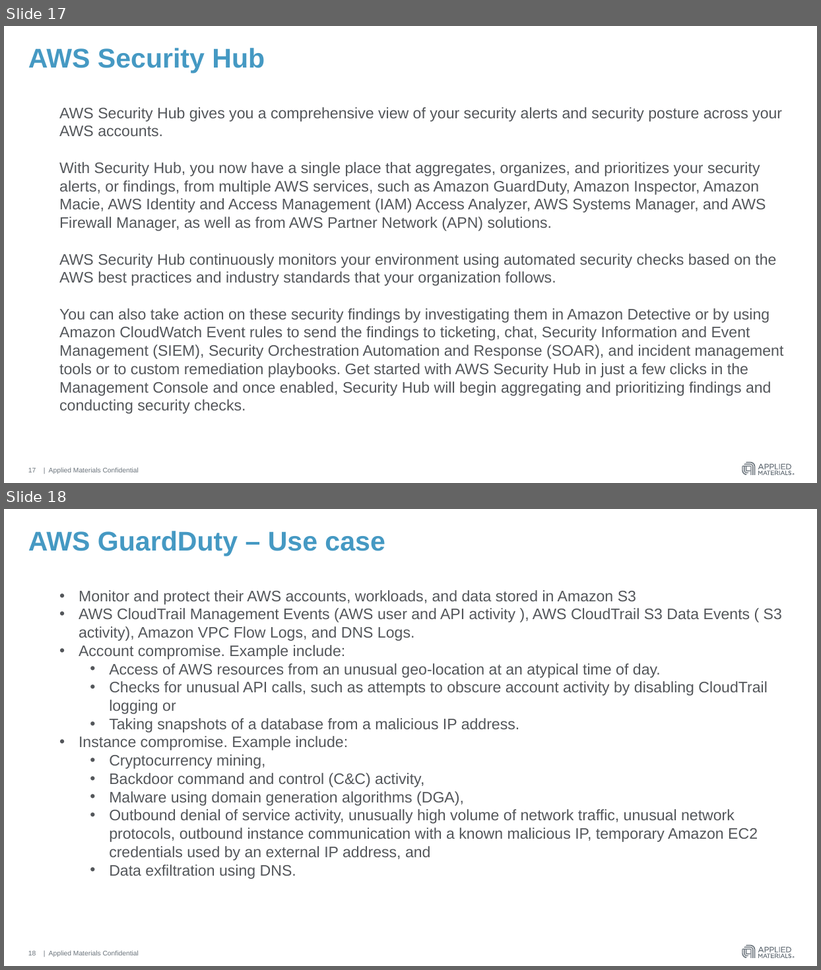
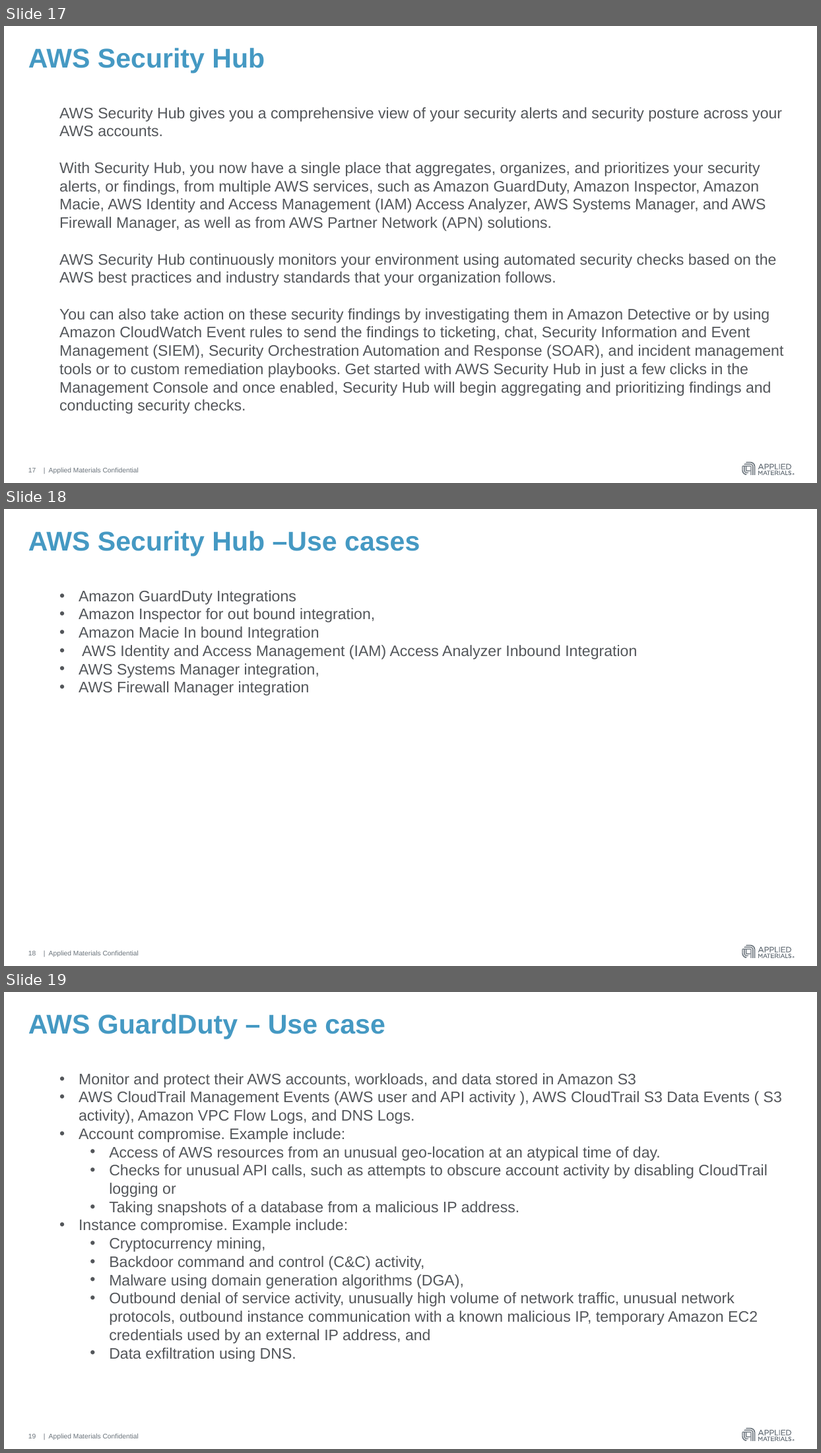
Before and after one commit to hmahajanHM/mytestrepo, a slide deck: AWS Guard Duty & Azure Security Center.pptx. Shown one above the other, each under a label of ours: slides 17 and 18 before the commit, slides 17, 18 and 19 after it. The pictures are 821x970 and 821x1453 pixels, drawn with LibreOffice and Linux fonts; fonts in the diff are those of the drawing. Boxes give left, top, right and bottom in pixels: in the first picture for what was removed or moved away, otherwise in the second. Text is boxed around its words. In the diff, an @@ line names an element or a change of style, - is before the commit and + after.

```diff
--- a/AWS Guard Duty & Azure Security Center.pptx
+++ b/AWS Guard Duty & Azure Security Center.pptx
@@ slide 18 added at [4, 509, 817, 966], background #FFFFFF; not listed: 4 template elements that a slide beside it also shows @@
@@ title added at [28, 531, 420, 557], 32 pt, text #4599C3, bold @@
+AWS Security Hub –Use cases
@@ text added at [79, 590, 637, 696], 18 pt, text #53565A @@
+• Amazon GuardDuty Integrations
+• Amazon Inspector for out bound integration,
+• Amazon Macie In bound Integration
+• AWS Identity and Access Management (IAM) Access Analyzer Inbound Integration
+• AWS Systems Manager integration,
+• AWS Firewall Manager integration
@@ page number added at [28, 951, 36, 956], 8 pt, text #6A737B @@
+18
@@ what was slide 18 is now slide 19 @@
```
Also in this commit, not shown: 1 other slide added.
